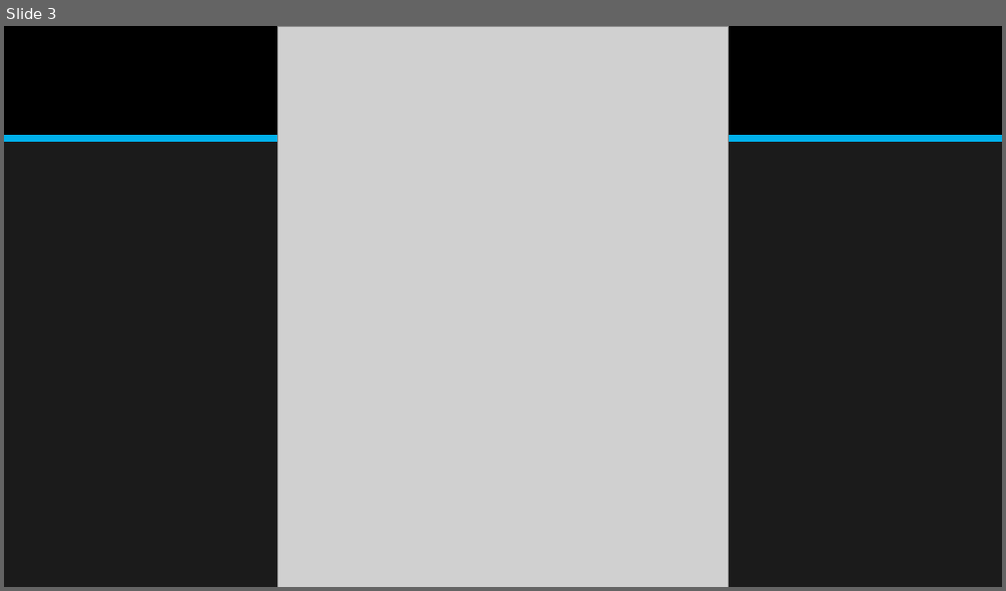
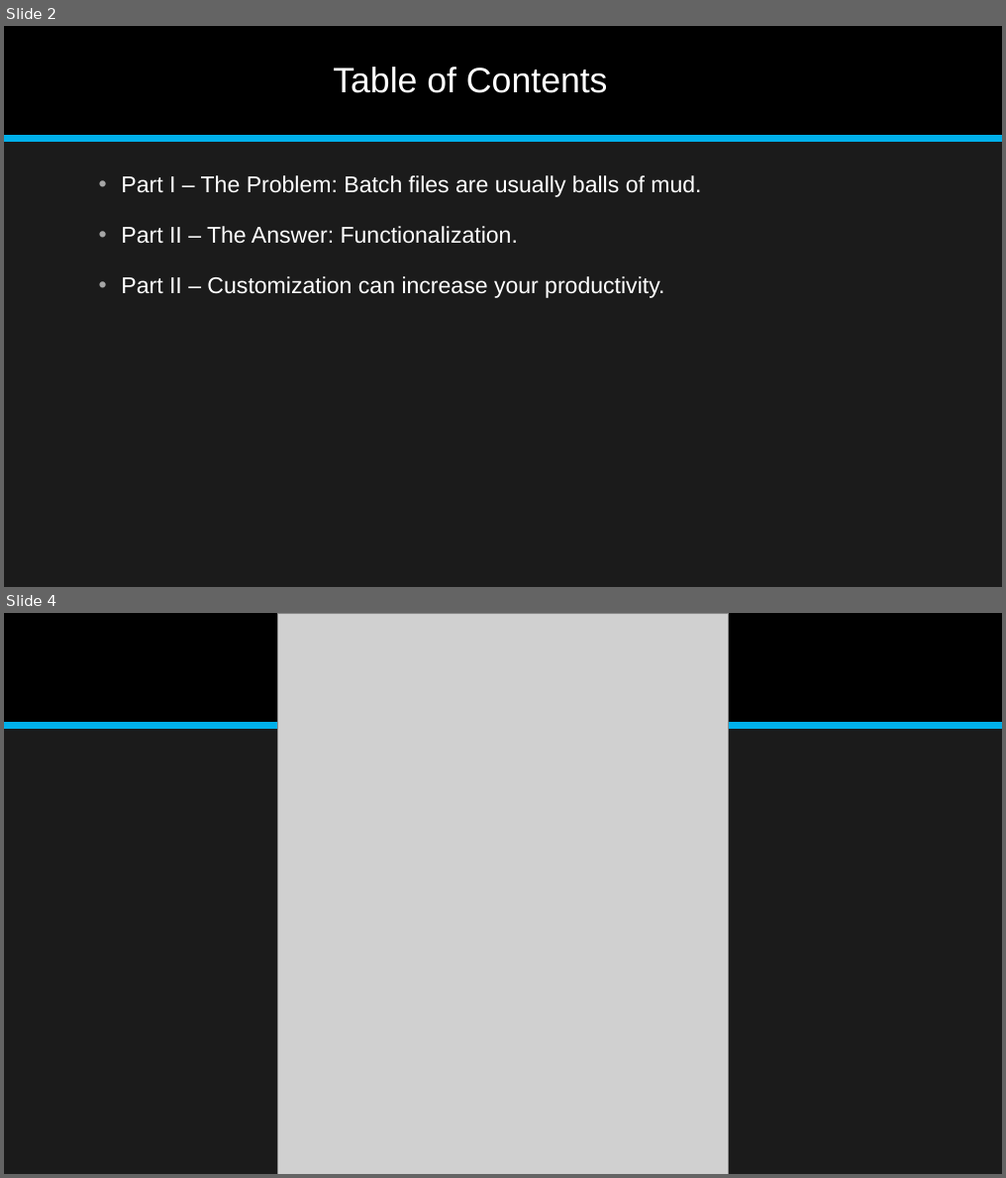
Before and after one commit to jonathan-r-jones/Composable-Batch-Files, a slide deck: Composable Batch File Helper.pptx. Shown one above the other, each under a label of ours: slide 3 before the commit, slides 2 and 4 after it; the slides between them are not shown. The pictures are 1006x591 and 1006x1178 pixels, drawn with LibreOffice and Linux fonts; fonts in the diff are those of the drawing; grey boxes stand for pictures. Boxes give left, top, right and bottom in pixels: in the first picture for what was removed or moved away, otherwise in the second. Text is boxed around its words. In the diff, an @@ line names an element or a change of style, - is before the commit and + after.

```diff
--- a/Composable Batch File Helper.pptx
+++ b/Composable Batch File Helper.pptx
@@ slide 2 added at (4, 26, 1002, 587), background #1B1B1B; not listed: 2 template elements that a slide beside it also shows @@
@@ title added at (333, 67, 608, 93), 34 pt, text #FFFFFF @@
+Table of Contents
@@ text added at (121, 175, 701, 298), 22 pt, text #FFFFFF @@
+• Part I – The Problem: Batch files are usually balls of mud.
+• Part II – The Answer: Functionalization.
+• Part II – Customization can increase your productivity.
@@ what was slide 3 is now slide 4 @@
```
Also in this commit, not shown: 6 slides changed, 1 other slide added, 1 slide removed, 2 other files.
